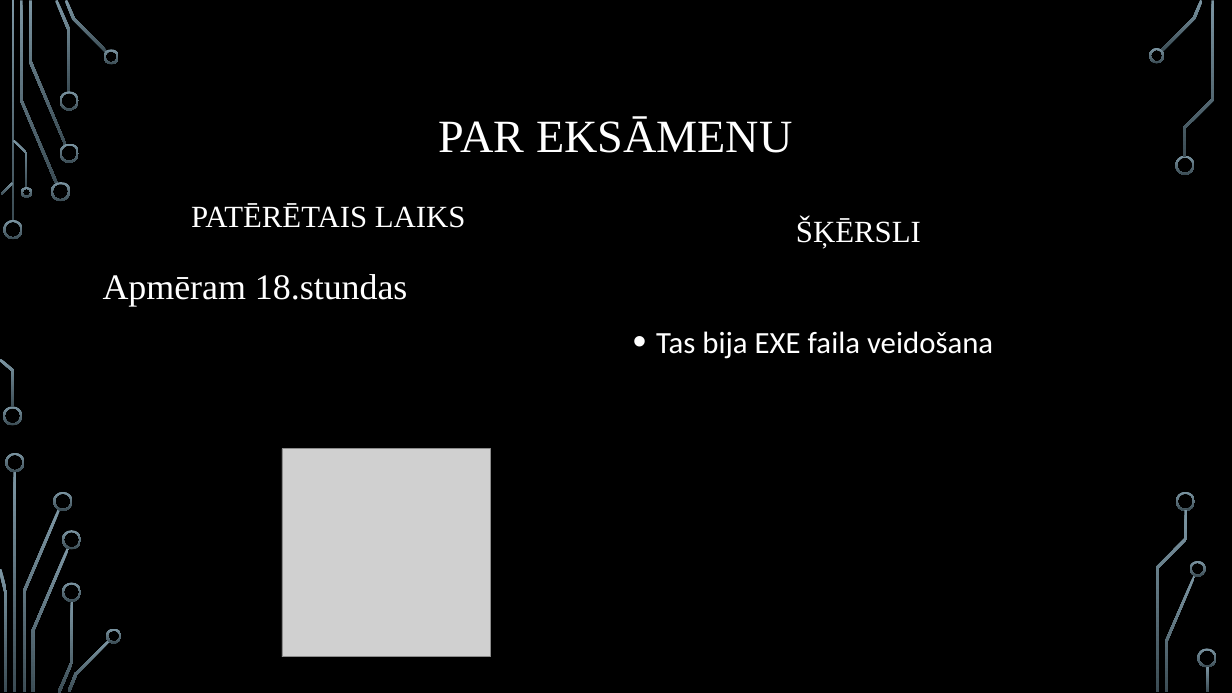
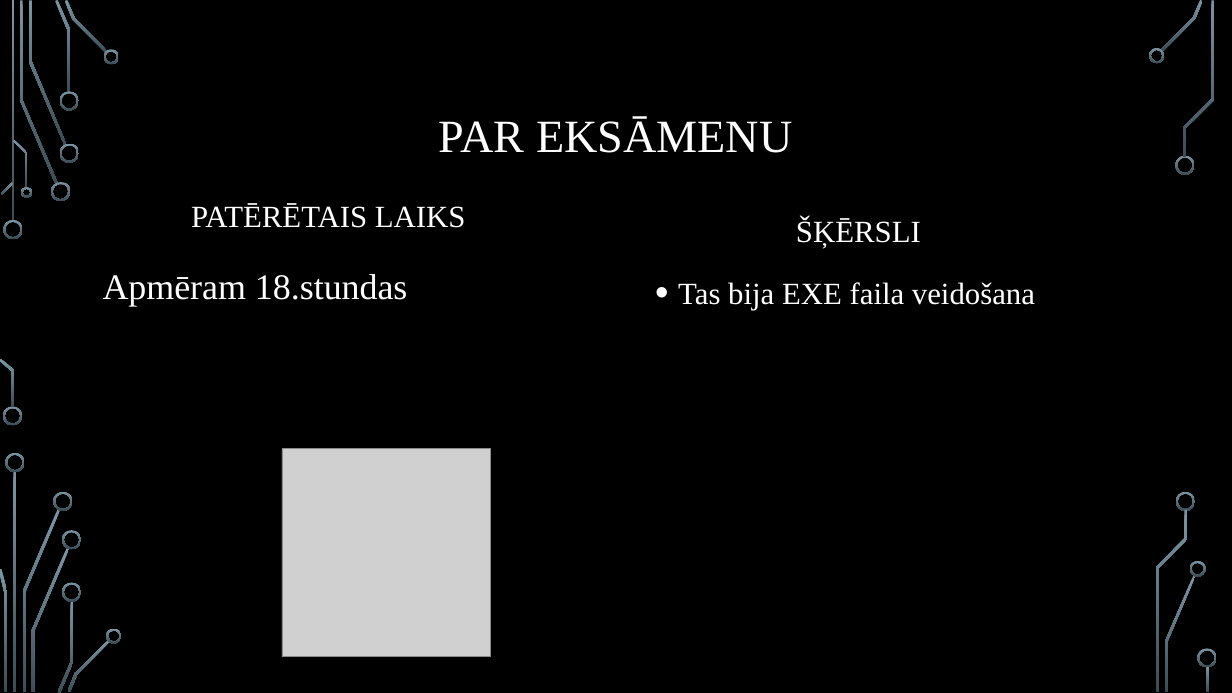
Before and after one commit to maks1k3/Bizjuks_Eksamens, a slide deck: slide 15 of Bizjuks_Eksamens.pptx. Drawn at 1232x693 pixels with LibreOffice and Linux fonts; fonts in the diff are those of the drawing; grey boxes stand for pictures; background and template pictures are left out. Boxes give left, top, right and bottom in pixels: in the first picture for what was removed or moved away, otherwise in the second. Text is boxed around its words. In the diff, an @@ line names an element or a change of style, - is before the commit and + after.

```diff
--- a/Bizjuks_Eksamens.pptx
+++ b/Bizjuks_Eksamens.pptx
@@ text "Tas bija EXE faila veidošana": place and size @@
-text "Tas bija EXE faila veidošana" at [656,331,993,359]
+text "Tas bija EXE faila veidošana" at [678,282,1035,310]
@@ text "Tas bija EXE faila veidošana" at [678,282,1035,310]: font Calibri to Times New Roman @@
```
Also in this commit, not shown: 2 other slides changed.
